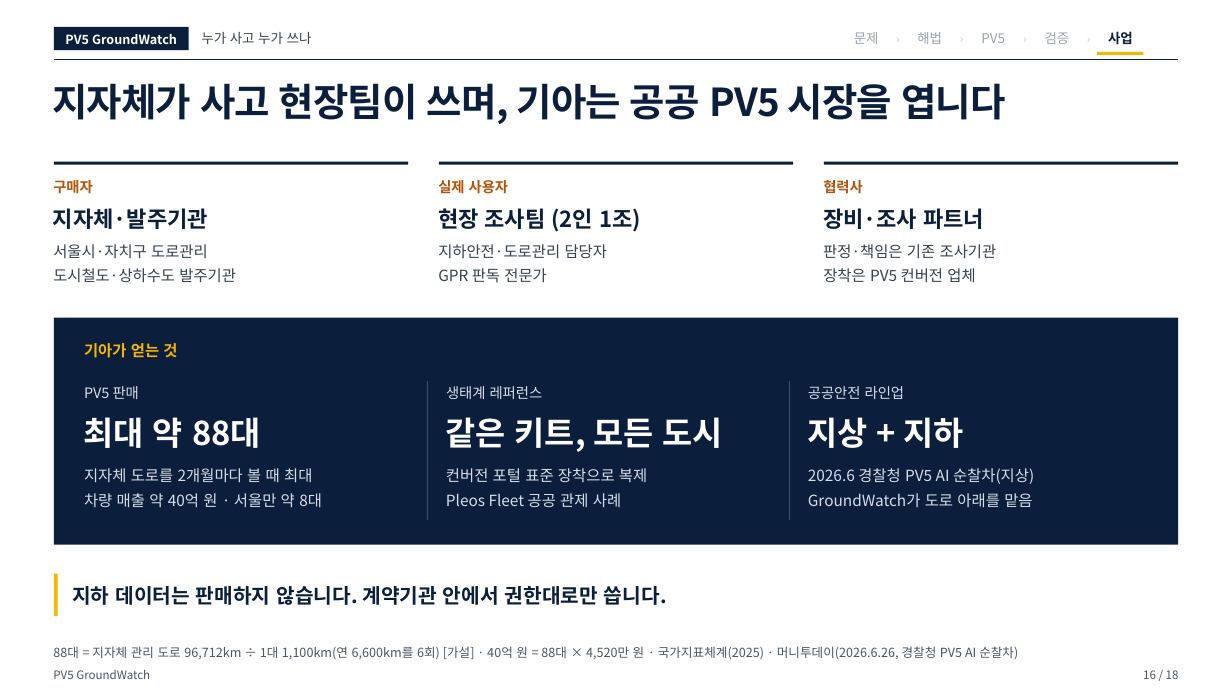
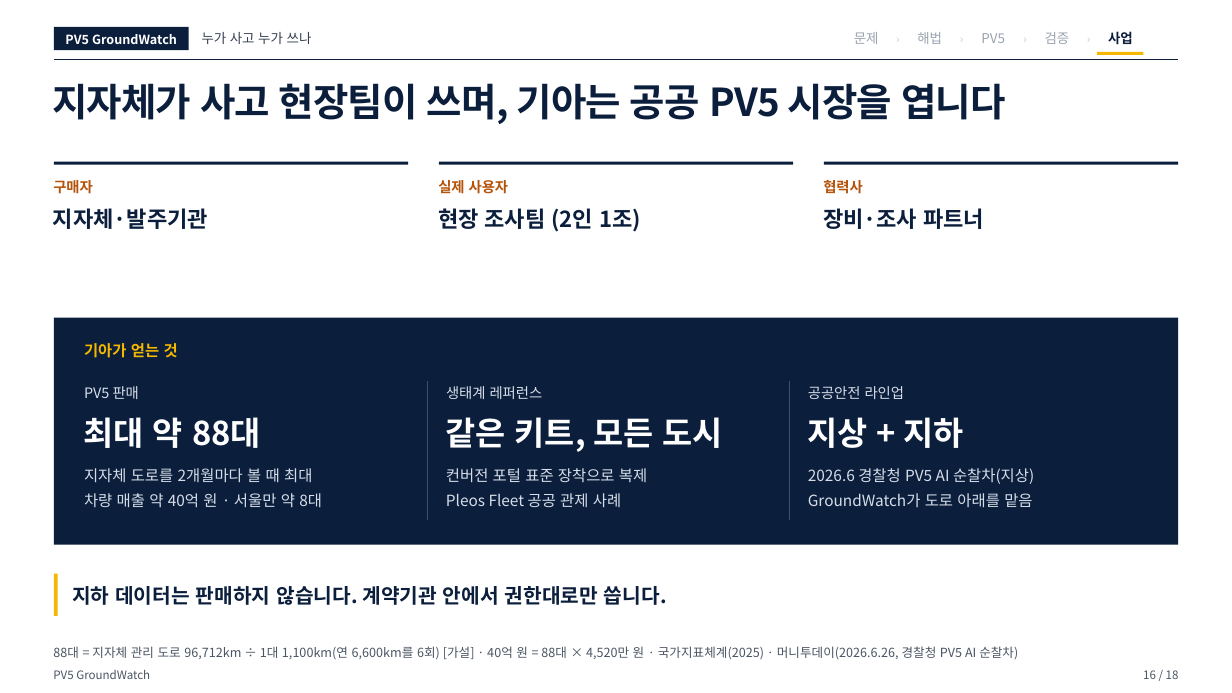
Before and after one commit to woojin-choe/pv5-hose-lab, a slide deck: slide 16 of ppt_all/PV5_GroundWatch_10_25.pptx. Drawn at 1232x693 pixels with LibreOffice and Linux fonts; fonts in the diff are those of the drawing. Boxes give left, top, right and bottom in pixels: in the first picture for what was removed or moved away, otherwise in the second. Text is boxed around its words. In the diff, an @@ line names an element or a change of style, - is before the commit and + after.

```diff
--- a/ppt_all/PV5_GroundWatch_10_25.pptx
+++ b/ppt_all/PV5_GroundWatch_10_25.pptx
@@ text removed at box(53, 244, 208, 259) @@
-서울시·자치구 도로관리
@@ text removed at box(53, 268, 236, 282) @@
-도시철도·상하수도 발주기관
@@ text removed at box(438, 244, 607, 259) @@
-지하안전·도로관리 담당자
@@ text removed at box(438, 268, 546, 283) @@
-GPR 판독 전문가
@@ text removed at box(823, 244, 997, 258) @@
-판정·책임은 기존 조사기관
@@ text removed at box(823, 268, 975, 283) @@
-장착은 PV5 컨버전 업체
```
Also in this commit, not shown: 12 other slides changed, 18 other files.
